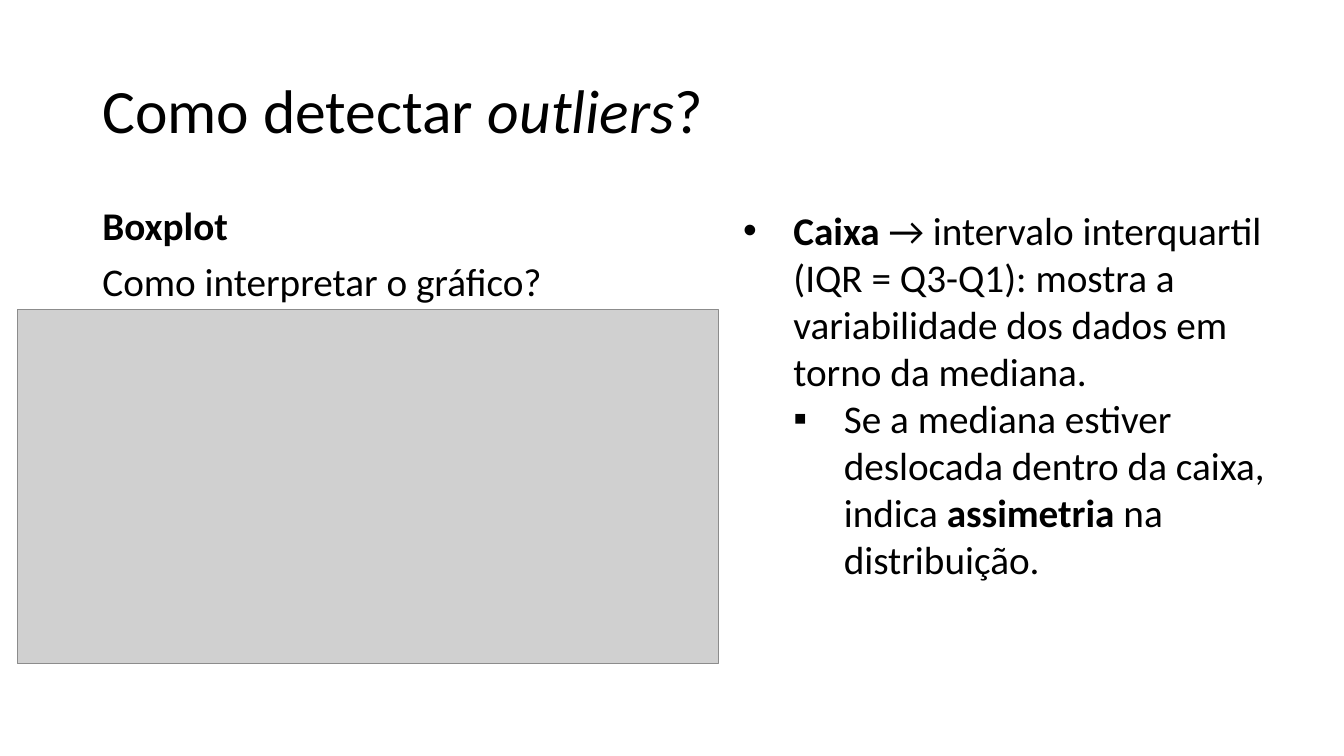
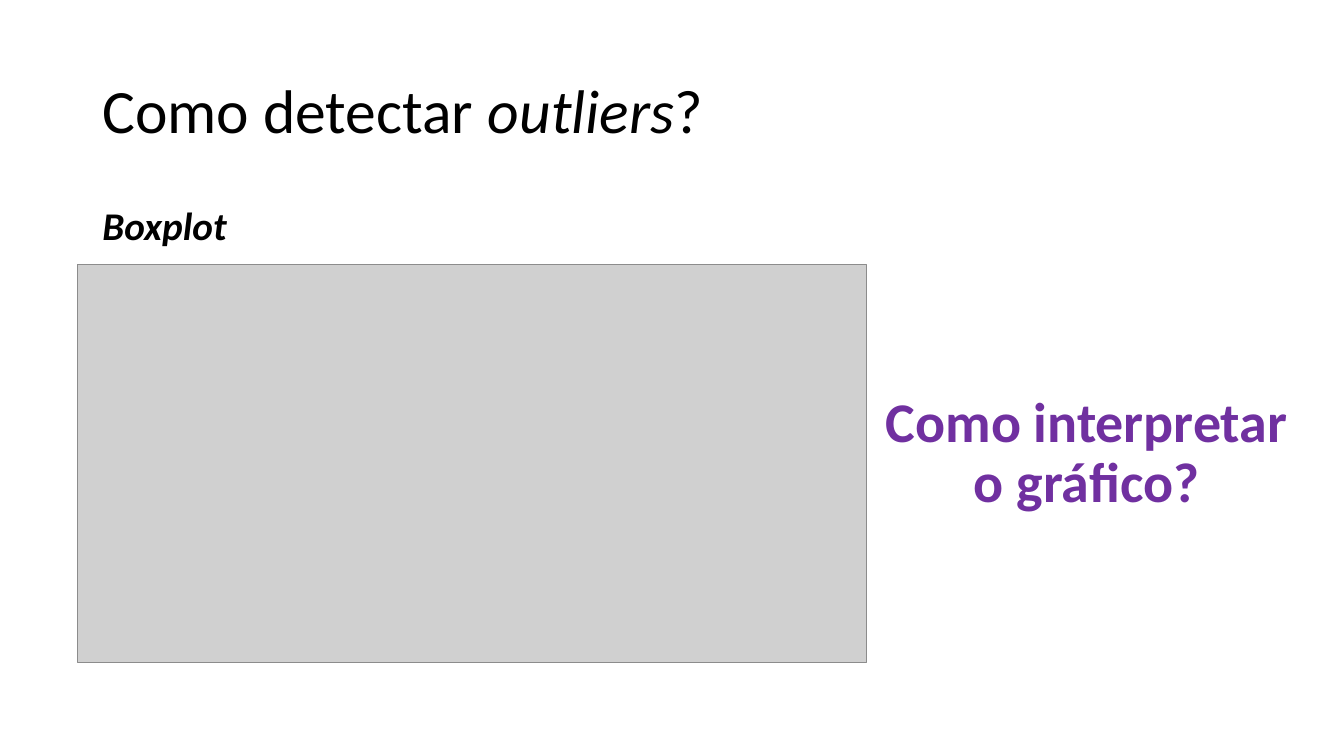
Before and after one commit to zz4fap/c24_inteligencia_artificial, a slide deck: slide 30 of slides/C24_EDA.pptx (slide 31 before the commit). Drawn at 1344x756 pixels with LibreOffice and Linux fonts; fonts in the diff are those of the drawing; grey boxes stand for pictures. Boxes give left, top, right and bottom in pixels: in the first picture for what was removed or moved away, otherwise in the second. Text is boxed around its words. In the diff, an @@ line names an element or a change of style, - is before the commit and + after.

```diff
--- a/slides/C24_EDA.pptx
+++ b/slides/C24_EDA.pptx
@@ text at (102, 212, 227, 246): paragraph removed @@
-Boxplot
@@ text added at (102, 212, 226, 246), 28 pt, text #000000, bold, italic @@
+Boxplot
@@ text removed at (793, 217, 1265, 581) @@
-• Caixa → intervalo interquartil (IQR = Q3-Q1): mostra a variabilidade dos dados em torno da mediana.
-  ▪ Se a mediana estiver deslocada dentro da caixa, indica assimetria na distribuição.
@@ picture: place and size @@
-picture at (17, 311, 718, 664)
+picture at (78, 264, 866, 662)
@@ text "Como interpretar o gráfico?": place and size @@
-text "Como interpretar o gráfico?" at (102, 212, 542, 303)
+text "Como interpretar o gráfico?" at (886, 402, 1287, 512)
@@ text "Como interpretar o gráfico?" at (886, 402, 1287, 512): size 28 to 40 pt, text colour #000000 to #7030A0, bold on; alignment left to centre @@
```
Also in this commit, not shown: 19 other slides changed, 7 slides added, 1 other file.
